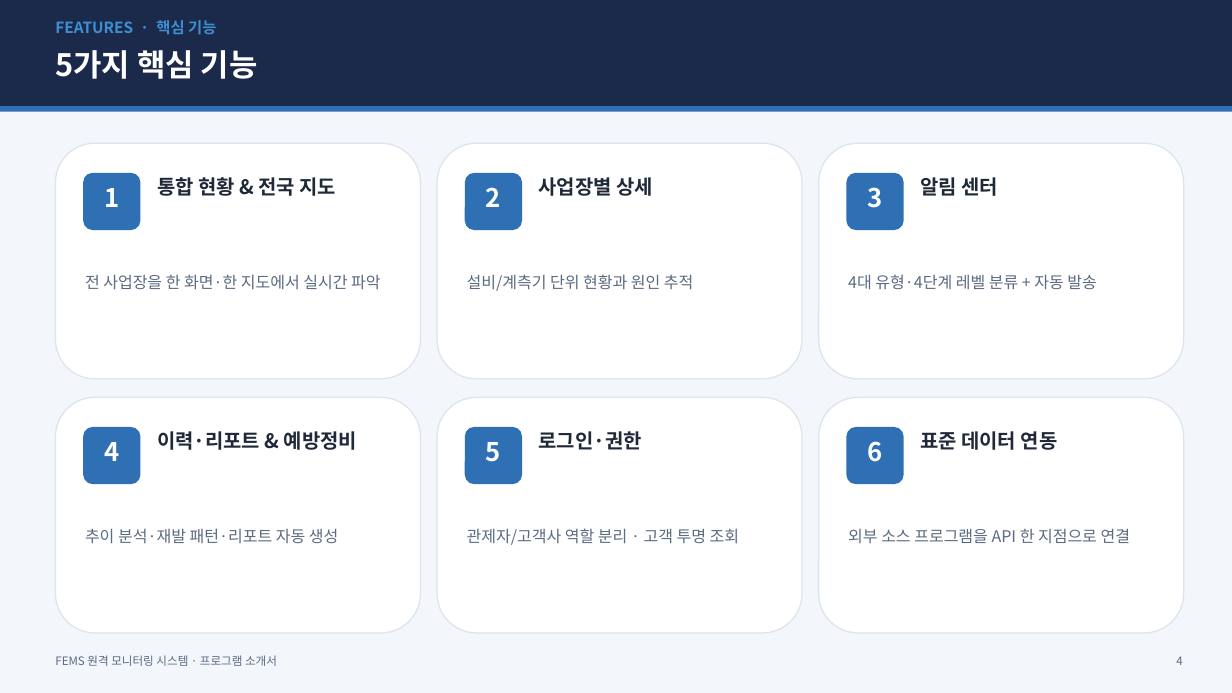
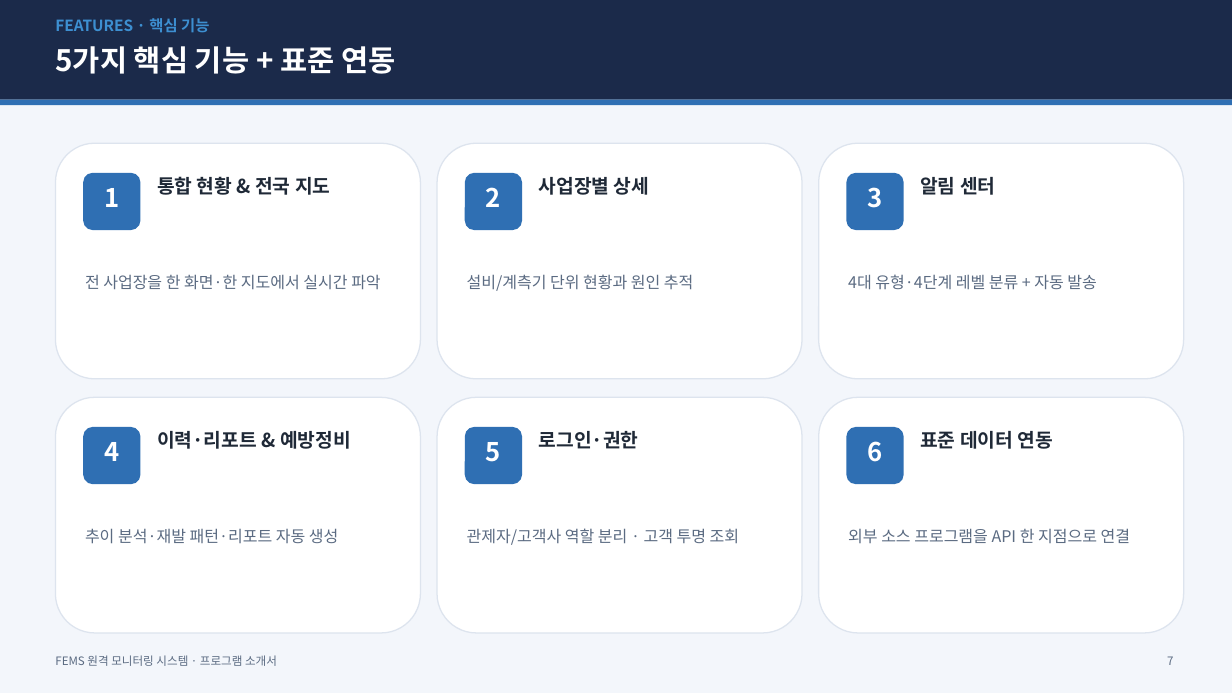
Before and after one commit to changbeomlee0816-png/FEMS, a slide deck: slide 7 of docs/FEMS_소개서.pptx (slide 4 before the commit). Drawn at 1232x693 pixels with LibreOffice and Linux fonts; fonts in the diff are those of the drawing. Boxes give left, top, right and bottom in pixels: in the first picture for what was removed or moved away, otherwise in the second. Text is boxed around its words. In the diff, an @@ line names an element or a change of style, - is before the commit and + after.

```diff
--- a/docs/FEMS_소개서.pptx
+++ b/docs/FEMS_소개서.pptx
@@ rectangle: place and size @@
-rectangle at (0,0,1232,106)
+rectangle at (0,0,1232,100)
@@ text "FEATURES · 핵심 기능" rewrapped from (55,20,216,35) to (55,18,209,33) @@
@@ text at (55,46,395,74): text changed; size 24 to 23 pt @@
-5가지 핵심 기능
+5가지 핵심 기능 + 표준 연동
@@ rectangle: place and size @@
-rectangle at (0,106,1232,112)
+rectangle at (0,100,1232,105)
@@ size 15.5 to 15 pt in 6 elements at (920,177,995,195), (920,431,1052,449), (157,176,330,195), (539,177,649,195), (157,431,351,449), (539,431,639,449) @@
@@ text at (1167,656,1173,665): text changed @@
-4
+7
```
Also in this commit, not shown: 12 other slides changed, 5 slides added, 1 other file.
